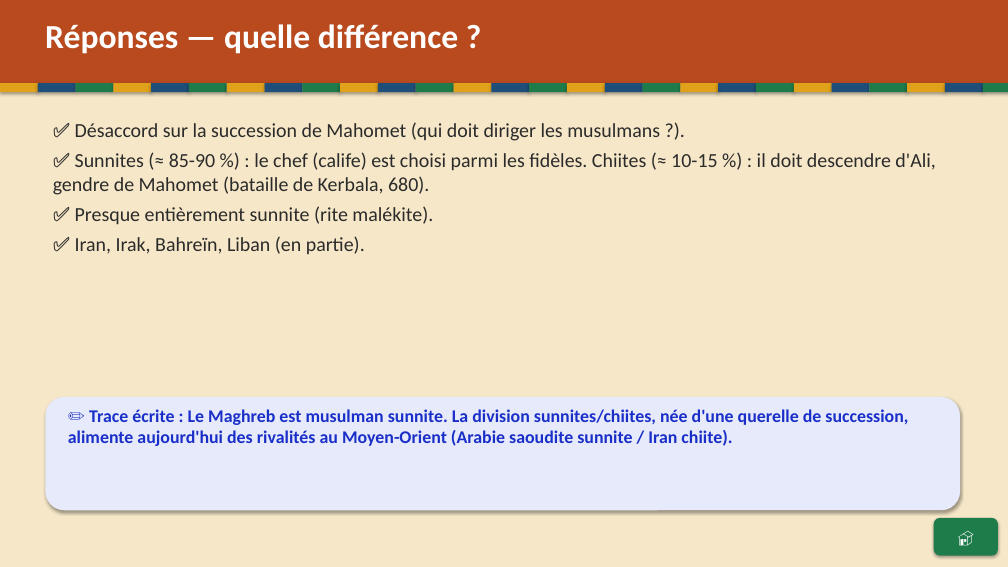
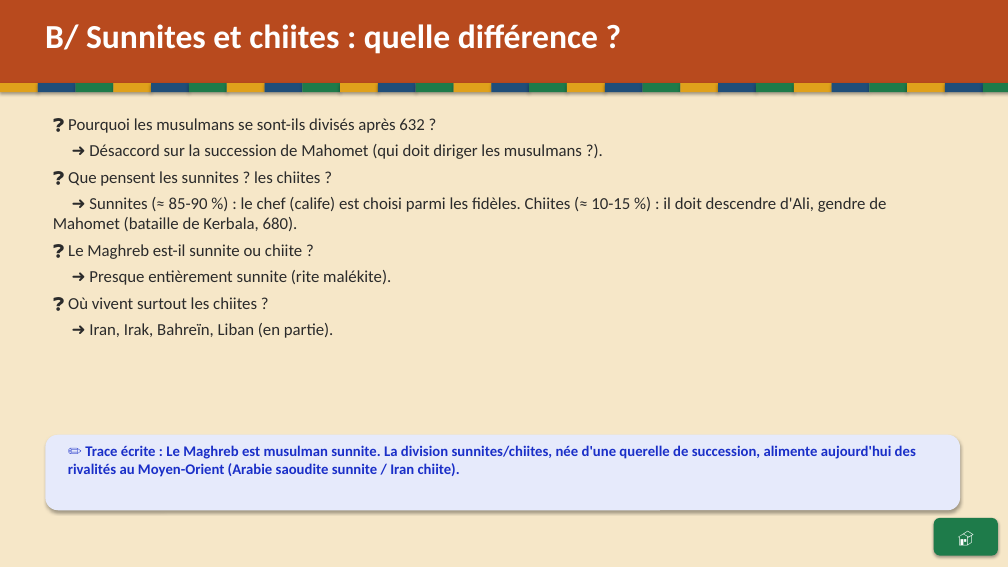
Before and after one commit to Paquereauman/Paquereauman, a slide deck: slide 63 of maghreb/maghreb-interactif.pptx (slide 91 before the commit). Drawn at 1008x567 pixels with LibreOffice and Linux fonts; fonts in the diff are those of the drawing. Boxes give left, top, right and bottom in pixels: in the first picture for what was removed or moved away, otherwise in the second. Text is boxed around its words. In the diff, an @@ line names an element or a change of style, - is before the commit and + after.

```diff
--- a/maghreb/maghreb-interactif.pptx
+++ b/maghreb/maghreb-interactif.pptx
@@ text at bbox=[45, 24, 598, 54]: text changed @@
-Réponses — quelle différence ?
+B/ Sunnites et chiites : quelle différence ?
@@ text at bbox=[53, 118, 886, 338]: text changed; size 19 to 16 pt @@
-✅ Désaccord sur la succession de Mahomet (qui doit diriger les musulmans ?).
-✅ Sunnites (≈ 85-90 %) : le chef (calife) est choisi parmi les fidèles. Chiites (≈ 10-15 %) : il doit descendre d'Ali, gendre de Mahomet (bataille de Kerbala, 680).
-✅ Presque entièrement sunnite (rite malékite).
-✅ Iran, Irak, Bahreïn, Liban (en partie).
+❓ Pourquoi les musulmans se sont-ils divisés après 632 ?
+➜ Désaccord sur la succession de Mahomet (qui doit diriger les musulmans ?).
+❓ Que pensent les sunnites ? les chiites ?
+➜ Sunnites (≈ 85-90 %) : le chef (calife) est choisi parmi les fidèles. Chiites (≈ 10-15 %) : il doit descendre d'Ali, gendre de Mahomet (bataille de Kerbala, 680).
+❓ Le Maghreb est-il sunnite ou chiite ?
+➜ Presque entièrement sunnite (rite malékite).
+❓ Où vivent surtout les chiites ?
+➜ Iran, Irak, Bahreïn, Liban (en partie).
@@ rounded rectangle: place and size @@
-rounded rectangle at bbox=[45, 397, 960, 510]
+rounded rectangle at bbox=[45, 435, 960, 510]
@@ text "✏️ Trace écrite : Le ...": place and size @@
-text "✏️ Trace écrite : Le ..." at bbox=[68, 409, 908, 446]
+text "✏️ Trace écrite : Le ..." at bbox=[68, 445, 916, 477]
@@ text "✏️ Trace écrite : Le ..." at bbox=[68, 445, 916, 477]: size 17 to 14 pt @@
```
Also in this commit, not shown: 17 other slides changed, 57 slides removed, 1 other file.
